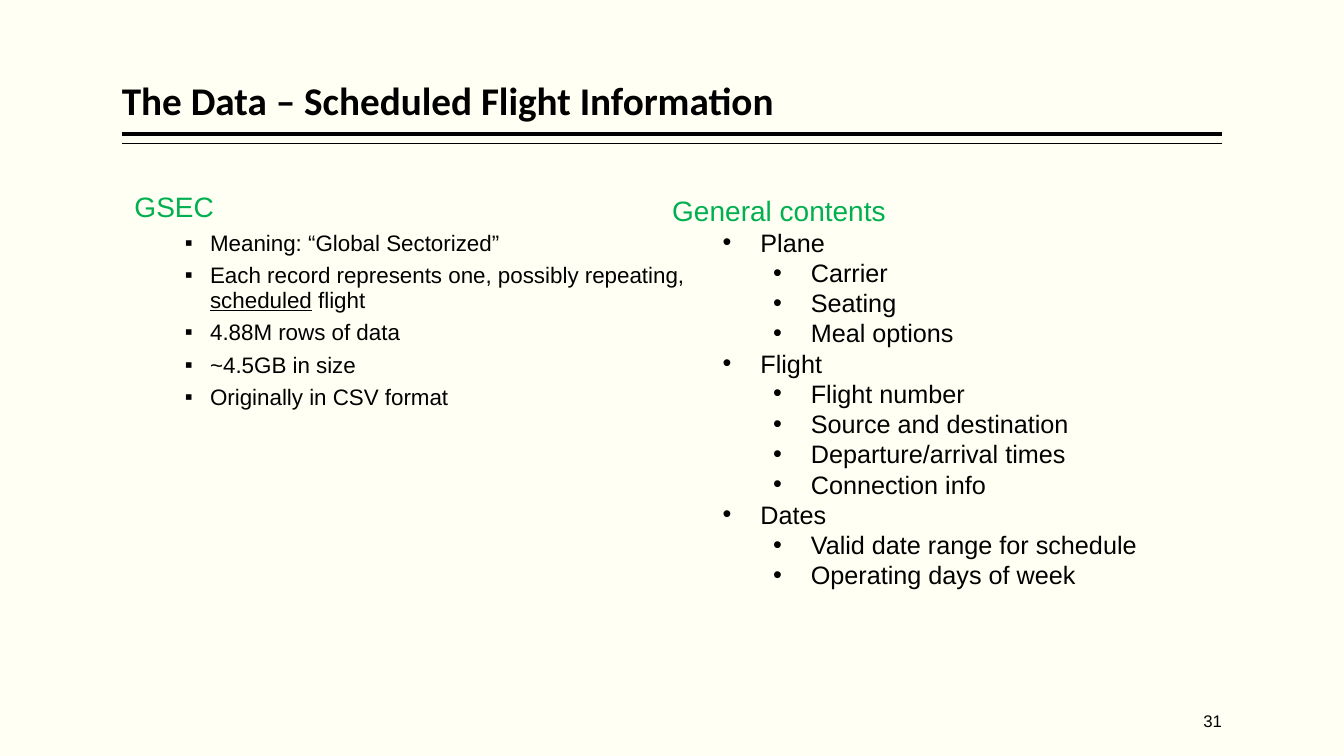
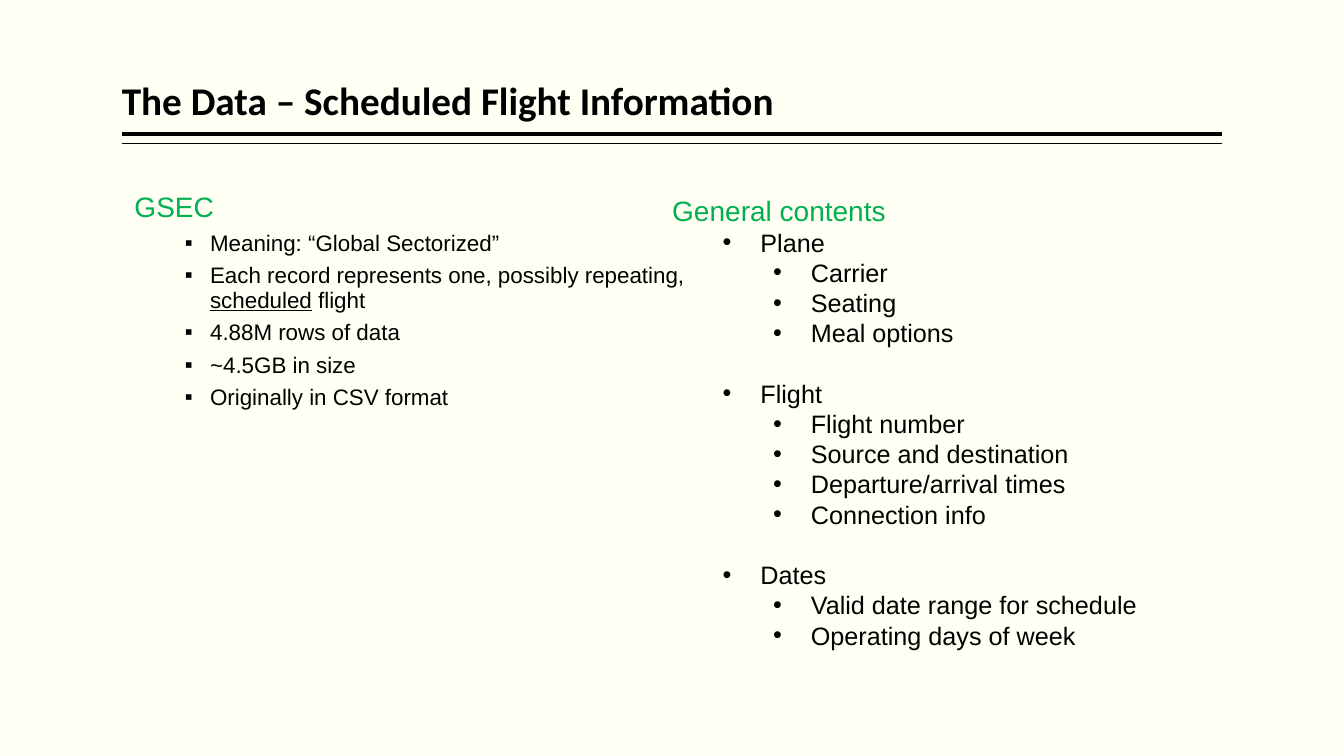
Before and after one commit to hpccsystems-solutions-lab/NCF-2021, a slide deck: slide 37 of BigData-ECL-NCF2021.pptx (slide 31 before the commit). Drawn at 1344x756 pixels with LibreOffice and Linux fonts; fonts in the diff are those of the drawing. Boxes give left, top, right and bottom in pixels: in the first picture for what was removed or moved away, otherwise in the second. Text is boxed around its words. In the diff, an @@ line names an element or a change of style, - is before the commit and + after.

```diff
--- a/BigData-ECL-NCF2021.pptx
+++ b/BigData-ECL-NCF2021.pptx
@@ text "General contents" rewrapped from <box>672,200,1137,590</box> to <box>672,200,1137,650</box> @@
@@ page number removed at <box>1203,715,1222,727</box> @@
-31
```
Also in this commit, not shown: 10 other slides changed, 7 slides added, 1 slide removed, 6 other files.
